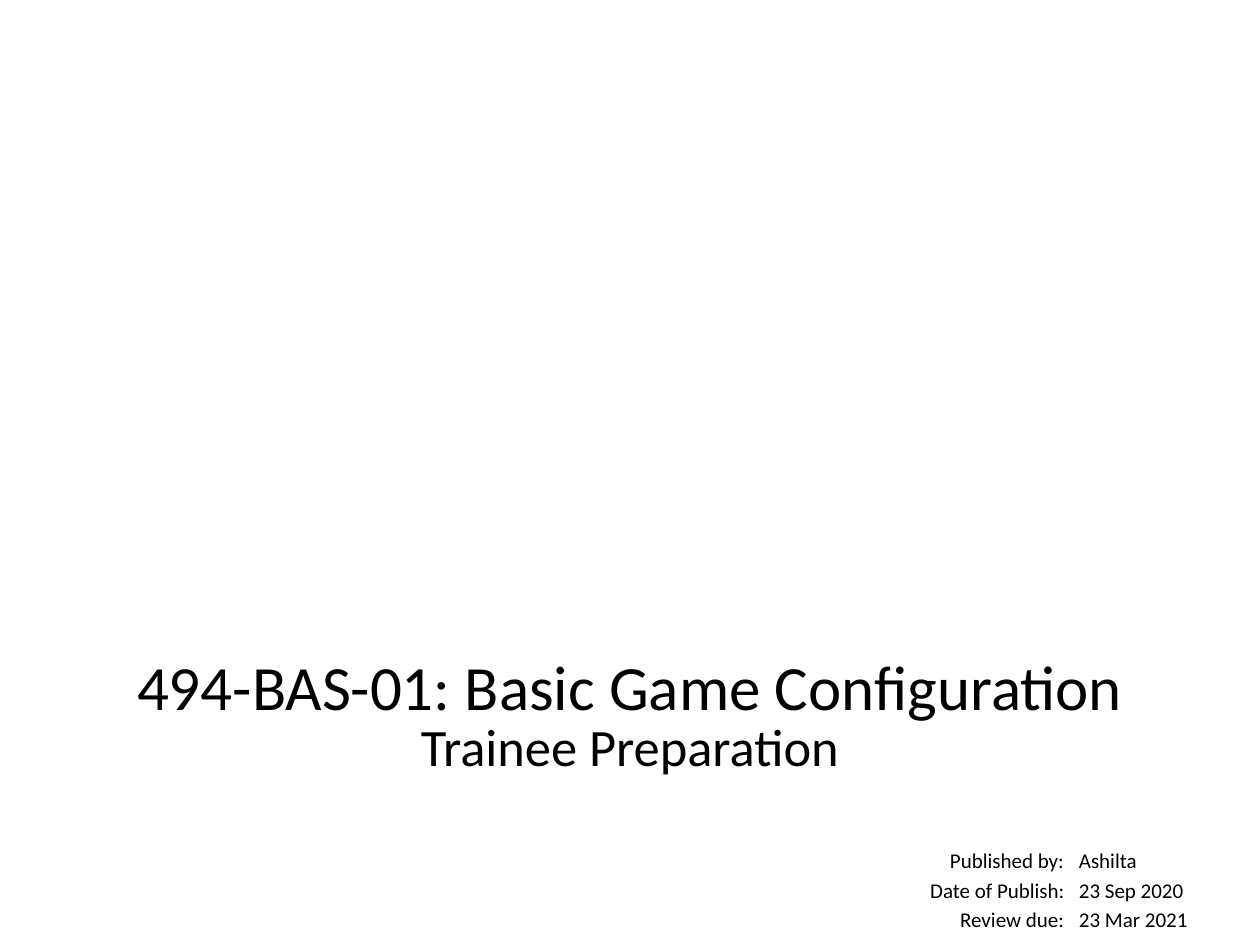
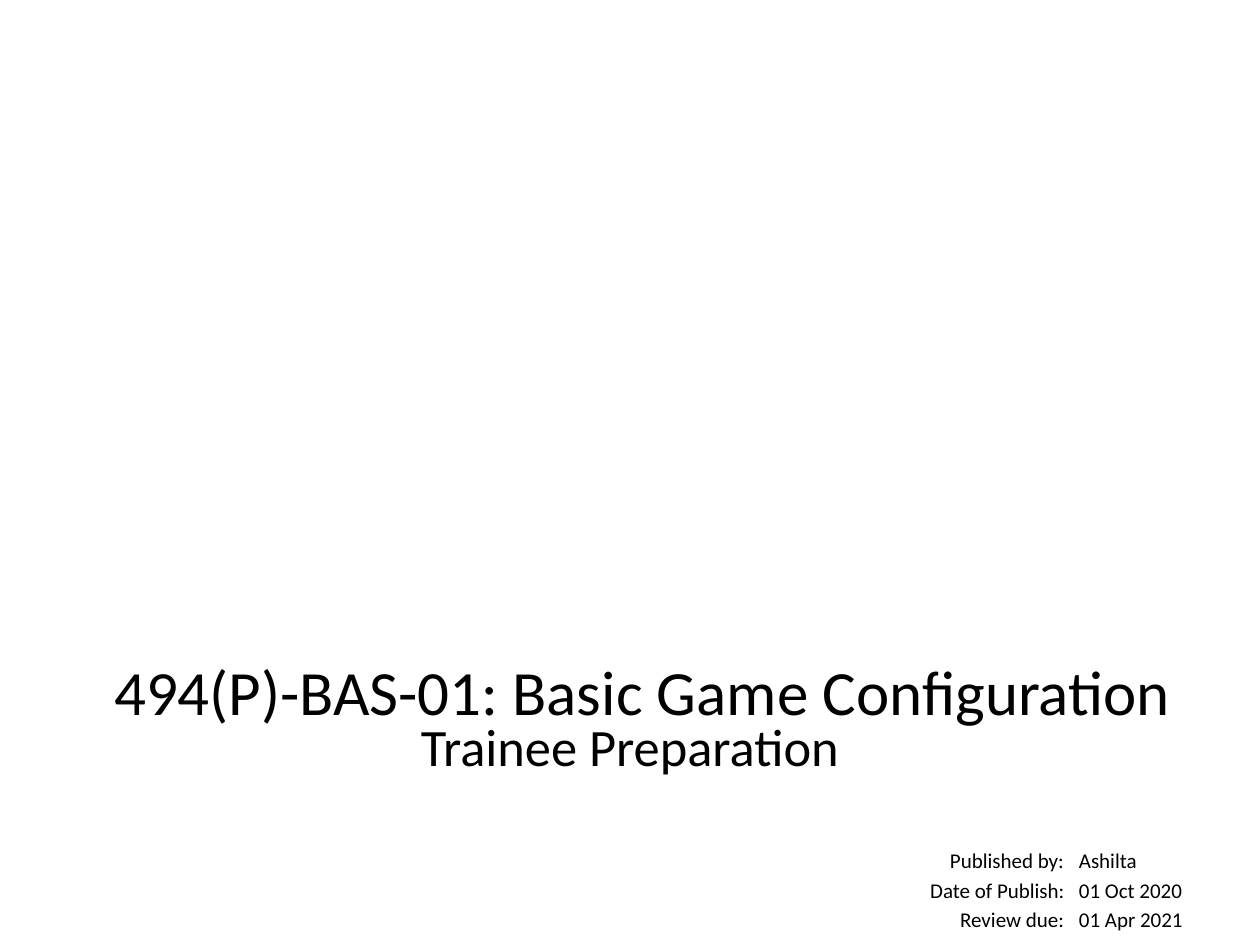
Before and after one commit to 132nd-vWing/132-TRP-494, a slide deck: slide 1 of TRP/BAS/BAS-01/494(P)-BAS-01 - Trainee Presentation.pptx. Drawn at 1260x945 pixels with LibreOffice and Linux fonts; fonts in the diff are those of the drawing; background and template pictures are left out. Boxes give left, top, right and bottom in pixels: in the first picture for what was removed or moved away, otherwise in the second. Text is boxed around its words. In the diff, an @@ line names an element or a change of style, - is before the commit and + after.

```diff
--- a/TRP/BAS/BAS-01/494(P)-BAS-01 - Trainee Presentation.pptx
+++ b/TRP/BAS/BAS-01/494(P)-BAS-01 - Trainee Presentation.pptx
@@ text at <box>114,669,1170,730</box>: text changed @@
-494-BAS-01: Basic Game Configuration
+494(P)-BAS-01: Basic Game Configuration
@@ text at <box>1079,884,1182,898</box>: text changed @@
-23 Sep 2020
+01 Oct 2020
@@ text at <box>1079,913,1183,931</box>: text changed @@
-23 Mar 2021
+01 Apr 2021
```
Also in this commit, not shown: 1 other slide changed, 5 other files.
